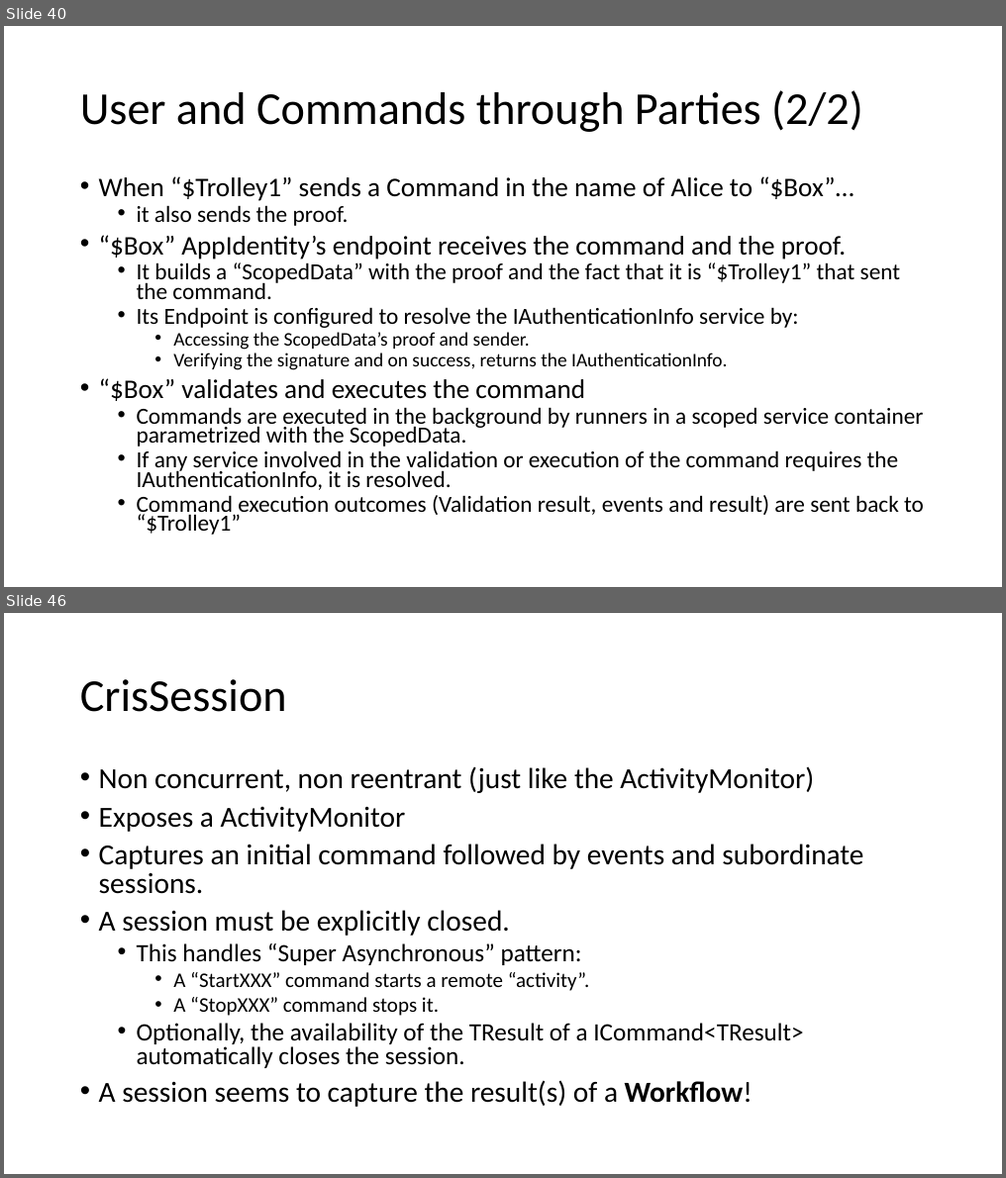
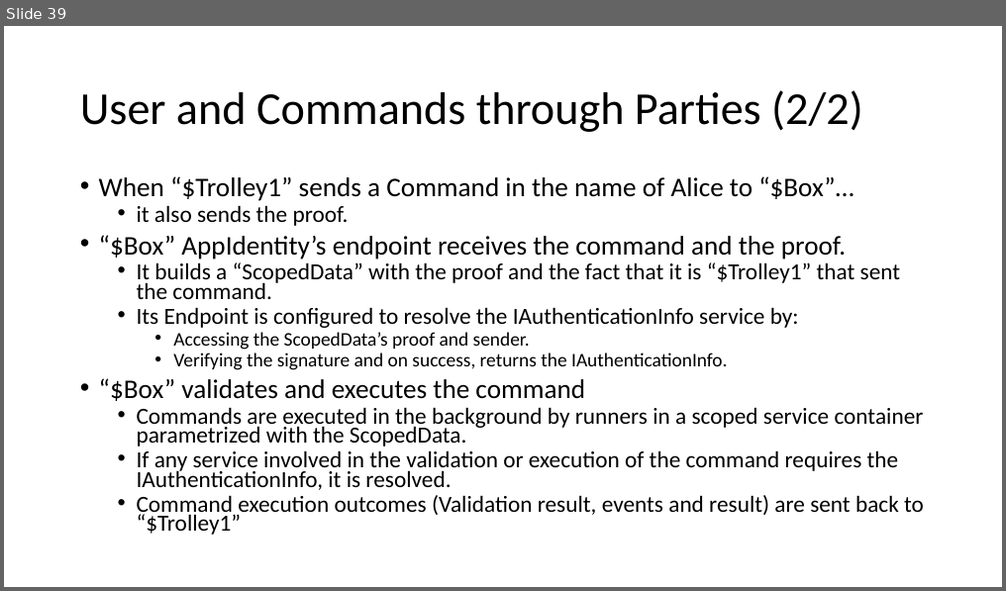
Before and after one commit to signature-opensource/CK-AppIdentity-Transport, a slide deck: Doc/CK-AppIdentity.pptx. Shown one above the other, each under a label of ours: slides 40 and 46 before the commit, slide 39 after it; the slides between them are not shown. The pictures are 1006x1178 and 1006x591 pixels, drawn with LibreOffice and Linux fonts; fonts in the diff are those of the drawing. Boxes give left, top, right and bottom in pixels: in the first picture for what was removed or moved away, otherwise in the second. Text is boxed around its words. In the diff, an @@ line names an element or a change of style, - is before the commit and + after.

```diff
--- a/Doc/CK-AppIdentity.pptx
+++ b/Doc/CK-AppIdentity.pptx
@@ slide 46 removed at [4, 613, 1002, 1174], background #FFFFFF @@
@@ title removed at [80, 679, 287, 712] @@
-CrisSession
@@ text removed at [99, 766, 863, 1107] @@
-• Non concurrent, non reentrant (just like the ActivityMonitor)
-• Exposes a ActivityMonitor
-• Captures an initial command followed by events and subordinate sessions.
-• A session must be explicitly closed.
-  • This handles “Super Asynchronous” pattern:
-    • A “StartXXX” command starts a remote “activity”.
-    • A “StopXXX” command stops it.
-  • Optionally, the availability of the TResult of a ICommand<TResult> automatically closes the session.
-• A session seems to capture the result(s) of a Workflow!
@@ what was slide 40 is now slide 39 @@
```
Also in this commit, not shown: 11 slides changed, 2 slides added, 8 other slides removed, 20 other files.
